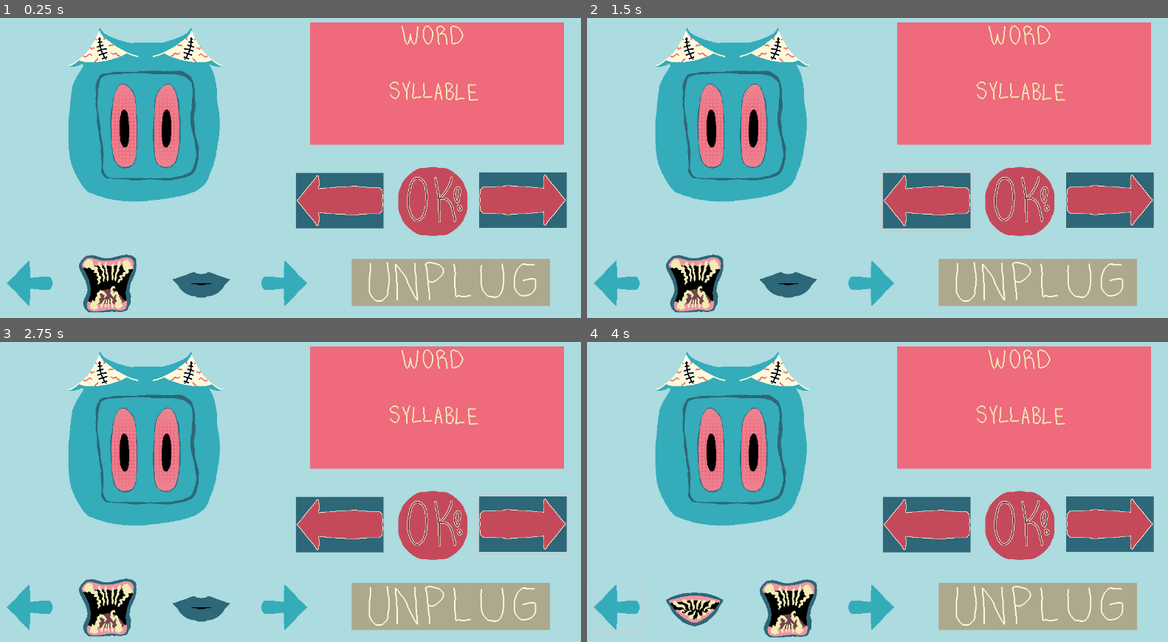
Above: before the commit, frames 1-4 (two rows, left to right).
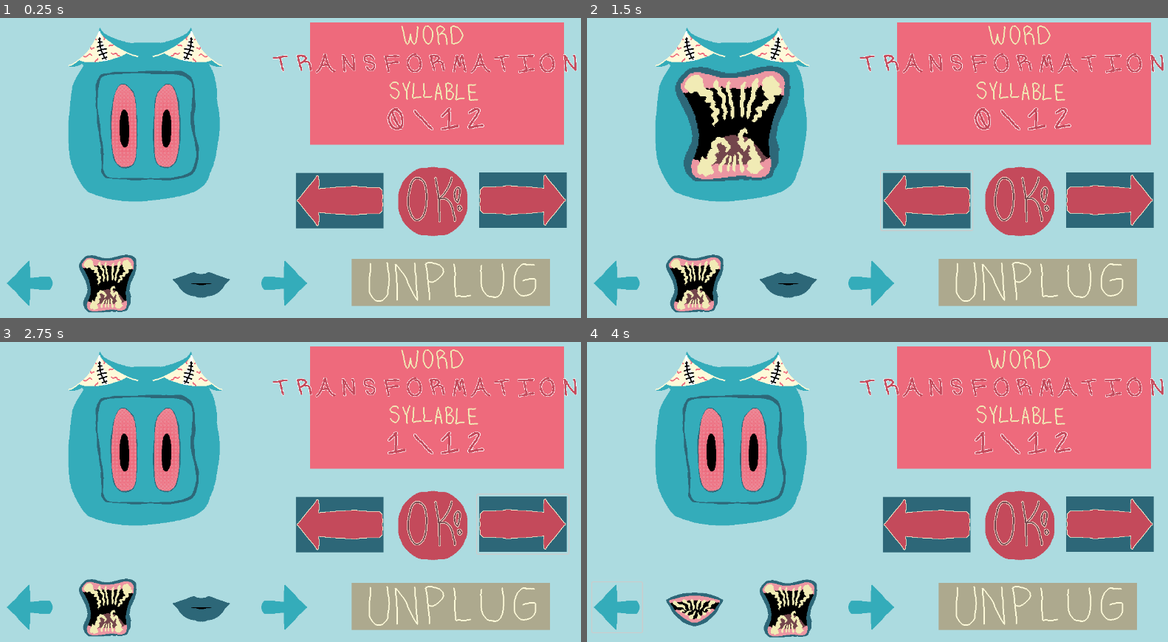
Above: after the commit, the same moments.

Repository: sym-z/speech-and-spell
Game: Godot game, scene res://scenes/load_scene.tscn
Same seed, same stepped clock (60 frames per second), same inputs: the game is played once before the commit and once after it. The engine's default icon, where the game draws it, is replaced by a stand-in: a white triangle on a blue panel in a dark square.
Inputs (mouse positions are in pixels of both pictures, inside the frame that each line leads up to):
- Up to frame 1 (0.25 s): no input
- Up to frame 2 (1.5 s): click (1022, 201) at 0.5 s; click (923, 201) at 1.25 s
- Up to frame 3 (2.75 s): click (522, 525) at 2 s
- Up to frame 4 (4 s): click (1040, 606) at 2.75 s; click (616, 606) at 3.5 s

The runs differ from the first frame. In frame 1, 1.4% of the frame differs, in the area x 46-100%, y 11-38%; in frame 2, 7.3%, in the area x 15-100%, y 11-55%; in frame 3, 1.3%; in frame 4, 1.3%.

Commit message:
Major refactoring of how mouth sounds are represented. Have choices with history now.

Diff:
--- a/game-code/speech-and-spell/scenes/build_scene.tscn
+++ b/game-code/speech-and-spell/scenes/build_scene.tscn
@@ -39,6 +39,7 @@
 [ext_resource type="Texture2D" uid="uid://b7lvvffaj0e6s" path="res://sprites/mouth-frames/large/x-LARGE.png" id="31_uta7k"]
 [ext_resource type="Texture2D" uid="uid://by614ot50x0jr" path="res://sprites/mouth-frames/large/y-LARGE.png" id="32_2s5iw"]
 [ext_resource type="Texture2D" uid="uid://c7sbwwk7fdlj1" path="res://sprites/mouth-frames/large/z-LARGE.png" id="33_cqn06"]
+[ext_resource type="FontFile" uid="uid://ckuup7rk172pi" path="res://sprites/overlays/overlay.png" id="38_wqlps"]
 
 [sub_resource type="SpriteFrames" id="SpriteFrames_8tvbn"]
 animations = [{
@@ -172,11 +173,12 @@
 
 [sub_resource type="StyleBoxFlat" id="StyleBoxFlat_moay8"]
 
-[node name="Build Scene" type="Node2D" node_paths=PackedStringArray("viewportMouth", "leftMouth", "rightMouth")]
+[node name="Build Scene" type="Node2D" node_paths=PackedStringArray("viewportMouth", "leftMouth", "rightMouth", "wordProgressText")]
 script = ExtResource("1_2b11n")
 viewportMouth = NodePath("Creature Viewport/Mouth Align/Viewport Mouth")
 leftMouth = NodePath("Inventory/Left Mouth")
 rightMouth = NodePath("Inventory/Right Mouth")
+wordProgressText = NodePath("Word Select/Text/Current Syllable")
 
 [node name="Background Image" type="Sprite2D" parent="."]
 texture = ExtResource("2_1elwy")
@@ -270,6 +272,33 @@
 [node name="Word Window Reference" type="Sprite2D" parent="Word Select"]
 position = Vector2(968, 192)
 texture = ExtResource("10_t477v")
+
+[node name="Text" type="Control" parent="Word Select"]
+anchors_preset = 0
+offset_right = 40.0
+offset_bottom = 40.0
+
+[node name="Word Text" type="RichTextLabel" parent="Word Select/Text"]
+layout_mode = 0
+offset_left = 605.0
+offset_top = 124.0
+offset_right = 831.0
+offset_bottom = 164.0
+scale = Vector2(3, 3)
+theme_override_fonts/normal_font = ExtResource("38_wqlps")
+bbcode_enabled = true
+text = "[center]TRANSFORMATION[/center]"
+
+[node name="Current Syllable" type="RichTextLabel" parent="Word Select/Text"]
+layout_mode = 0
+offset_left = 851.0
+offset_top = 240.0
+offset_right = 916.0
+offset_bottom = 280.0
+scale = Vector2(3.605, 3.605)
+theme_override_fonts/normal_font = ExtResource("38_wqlps")
+bbcode_enabled = true
+text = "[center]0/12[/center]"
 
 [node name="Inventory" type="Node2D" parent="."]
 
--- a/game-code/speech-and-spell/scenes/mouth.tscn
+++ b/game-code/speech-and-spell/scenes/mouth.tscn
@@ -242,7 +242,7 @@
 }]
 
 [sub_resource type="RectangleShape2D" id="RectangleShape2D_jmtw1"]
-size = Vector2(134, 134)
+size = Vector2(75.5, 79.5)
 
 [sub_resource type="SpriteFrames" id="SpriteFrames_p6xw5"]
 animations = [{
@@ -264,8 +264,7 @@
 [node name="Area2D" type="Area2D" parent="."]
 
 [node name="CollisionShape2D" type="CollisionShape2D" parent="Area2D"]
-visible = false
-position = Vector2(0, 4)
+position = Vector2(0.25, 3.25)
 shape = SubResource("RectangleShape2D_jmtw1")
 
 [node name="Overlay" type="AnimatedSprite2D" parent="."]
@@ -287,6 +286,7 @@
 offset_right = -72.0
 offset_bottom = -35.0
 scale = Vector2(6.725, 6.725)
+mouse_filter = 2
 theme_override_fonts/normal_font = ExtResource("59_p57k4")
 bbcode_enabled = true
 text = "[center]S[/center]"
--- a/game-code/speech-and-spell/scripts/Globals.gd
+++ b/game-code/speech-and-spell/scripts/Globals.gd
@@ -7,15 +7,24 @@
 enum INDEX {A,B,C,CH,D,E,F,G,I,J,K,L,M,N,O,P,Q,R,S,SH,T,TH,U,V,W,X,Y,Z}
 ## So overlays can match frames
 var CHAR_INDEX = ['A','B','C','CH','D','E','F','G','I','J','K','L','M','N','O','P','Q','R','S','SH','T','TH','U','V','W','X','Y','Z']
-var selections : Array[int] = []
-
+var soundsSelected : Array[Sound] = []
+## The current index in the selections array that the player is selecting.
+var currSound : int = 0;
+## Special case for prototype TRANSFORMATION
+var totalSounds : int = 12;
 
 
 func _ready():
 	print(INDEX)
+	for i in range(0,totalSounds + 1):
+		# Fill selections with empty sounds
+		soundsSelected.append(Sound.new(true,0))
+
 	pass # Replace with function body.
 
-
+func printSelections():
+	for sound in soundsSelected:
+		print("Sound: " + CHAR_INDEX[sound.animFrame] + " Empty? : ", sound.isEmpty)
 # Called every frame. 'delta' is the elapsed time since the previous frame.
 func _process(delta):
 	pass
--- a/game-code/speech-and-spell/scripts/build_scene.gd
+++ b/game-code/speech-and-spell/scripts/build_scene.gd
@@ -5,18 +5,17 @@
 @export var rightMouth : AnimatedSprite2D
 ## Is the mouse cursor in the window?
 var insideWindow : bool = false;
+## Changes the ?/? syllables when the arrows are pressed or a syllable is confirmed
+@export var wordProgressText : RichTextLabel
 
 func _ready():
 	print("Build")
 
-func _process(delta):
-	print(insideWindow)
+
 func _input(event):
 	if event is InputEventMouseButton and event.button_index == 1 and event.is_released() and Globals.carryingMouth and !Globals.mouthPlugged:
-		print("one")
 		Globals.carryingMouth = false;
 		if insideWindow:
-			print("two")
 			Globals.mouthPlugged = true;
 
 			Globals.currMouth.position = Globals.currMouth.homePosition.position
@@ -53,19 +52,57 @@
 	Globals.mouthPlugged = false;
 func _on_okay_button_button_up():
 	## TODO: Set viewport mouth to empty, advance syllable in word window, on last syllable move on to speech
+	Globals.soundsSelected[Globals.currSound].isEmpty = false;
+	Globals.soundsSelected[Globals.currSound].animFrame = viewportMouth.frame
 	resetMouth();
+	Globals.printSelections()
+	if(Globals.currSound < Globals.totalSounds):
+		Globals.currSound += 1
+		var format = "[center]%d/%d[/center]"
+		wordProgressText.text = format % [Globals.currSound,Globals.totalSounds]
+		pass
+	else:
+		pass
+	#wordProgressText.text = ""
 	print("Okay")
 func _on_unplug_button_button_up():
 	resetMouth();
 
 
 func _on_left_word_arrow_button_up():
-
+	print("beep")
+	if(Globals.currSound > 0):
+		Globals.currSound -= 1;
+		# Show the previous choice
+		var format = "[center]%d/%d[/center]"
+		wordProgressText.text = format % [Globals.currSound,Globals.totalSounds]
+		if(Globals.soundsSelected[Globals.currSound].isEmpty == false):
+			print("gotttcha")
+			viewportMouth.animation = "syllables"
+			viewportMouth.frame = Globals.soundsSelected[Globals.currSound].animFrame
+			Globals.mouthPlugged = true
+		pass
+	else:
+		# TODO: Play error sound
+		print("ERROR")
+		pass
 	pass # Replace with function body.
 
 func _on_right_word_arrow_button_up():
+	if((Globals.currSound <= Globals.totalSounds) and Globals.mouthPlugged):
+		Globals.currSound += 1;
+		# Show the next choice
+		var format = "[center]%d/%d[/center]"
+		wordProgressText.text = format % [Globals.currSound,Globals.totalSounds]
+		if(Globals.soundsSelected[Globals.currSound].isEmpty == false):
+			print("gotttcha")
+			viewportMouth.animation = "syllables"
+			viewportMouth.frame = Globals.soundsSelected[Globals.currSound].animFrame
+			Globals.mouthPlugged = true
+		else:
+			viewportMouth.animation = "default"
+			Globals.mouthPlugged = false
 
-	pass # Replace with function body.
 
 
 func _on_left_inventory_arrow_button_up():
--- /dev/null
+++ b/game-code/speech-and-spell/scripts/sound.gd
@@ -0,0 +1,18 @@
+class_name Sound extends Node
+## Selection array is an array of Sounds
+var isEmpty : bool
+var animFrame : int
+#var soundEffect : AudioStreamMP3
+
+func _init(_isEmpty : bool, _animFrame : int,):
+	isEmpty = _isEmpty
+	animFrame = _animFrame
+
+# Called when the node enters the scene tree for the first time.
+func _ready():
+	pass # Replace with function body.
+
+
+# Called every frame. 'delta' is the elapsed time since the previous frame.
+func _process(delta):
+	pass
--- a/game-code/speech-and-spell/scripts/state.gd
+++ /dev/null
@@ -1,13 +0,0 @@
-class_name State extends Node
-var image : int
-var sound : AudioStreamMP3
-
-
-# Called when the node enters the scene tree for the first time.
-func _ready():
-	pass # Replace with function body.
-
-
-# Called every frame. 'delta' is the elapsed time since the previous frame.
-func _process(delta):
-	pass
Not shown: 1 places in game-code/speech-and-spell/scenes/build_scene.tscn that only renumber resources
